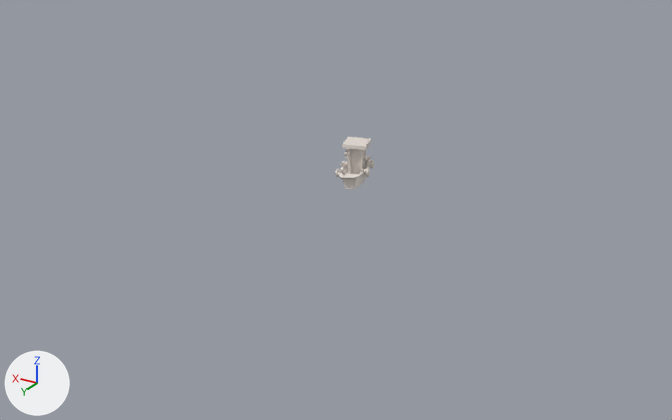
An edit to the Blender file Pothin_Low polly boat.blend, drawn before and after from the same camera.
Before and after are seen from a camera (50 mm lens) standing at (-57.2, 100.5, 46.8) and looking at (1.8, 2.1, -2.4). The lights are fixed; the arrows at lower left show +X, +Y and +Z. The older version comes first.

Names of what the first picture shows: 'Bulwark', 'Cabin.001', 'Lamp', 'Lifebuoy 3', 'Plane' and 3 more.
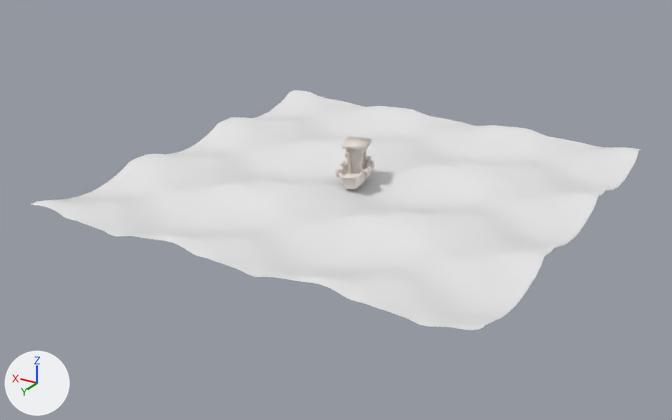
Changed parts and their boxes [x1, y1, x2, y2] in the pictures (672 x 420 px):
'Ocean', shown: after [31, 90, 641, 330]
'Torus 4', added: after [370, 160, 374, 169]
part 2 of me_plane_001, shading changed: [342, 137, 371, 150] in both
part 3 of me_plane, shading changed: [343, 161, 367, 189] in both
part 4 of me_plane_002, shading changed: [338, 156, 371, 179] in both

The change, as a diff of the scene's bpy script:
```diff
--- a/Pothin_Low polly boat.blend.py
+++ b/Pothin_Low polly boat.blend.py
@@ me_plane @@
 me_plane.from_pydata(...)  # 38 vertices, 35 faces; spans x -1.66..1.66, y -3.97..2.93, z 0.0..2.23
 # used by ob_plane; location = (0.0, -0.1, 1.4); rotation_euler = (0.0103, 0.118, 0.259), in degrees (0.6, 6.8, 15)
+# me_plane part 3: edges marked sharp go from 0 to 42
 me_plane.materials.append(mat_material_001)
@@ me_plane_002 @@
 me_plane_002.from_pydata(...)  # 120 vertices, 120 faces; spans x -1.92..1.92, y -4.45..3.6, z 1.5..2.47
 # used by ob_bulwark; parent = ob_plane; location = (0.0, -0.0712, 1.39); rotation_euler = (0.0103, 0.118, 0.259), in degrees (0.6, 6.8, 15)
+# me_plane_002 part 4: edges marked sharp go from 0 to 79
 me_plane_002.materials.append(mat_material_001)
@@ me_plane_004 @@
 # used by ob_lamp; parent = ob_plane; location = (0.675, 1.249, 5.627); rotation_euler = (0.0157, -0.0126, 0.245), in degrees (0.9, -0.7, 14)
-me_plane_004.from_pydata(...)  # 64 vertices, 60 faces; spans x -0.293..0.293, y -0.293..0.293, z -0.573..0.082
+me_plane_004.from_pydata(...)  # 180 vertices, 182 faces; spans x 7.348..16.428, y 1.978..12.789, z -7.449..33.671
+# me_plane_004 part 1: the surface is now shaded smooth
+# edits to the shape of me_plane_004 do not show in these pictures
 me_plane_004.materials.append(mat_material_001)
@@ me_plane_001 @@
 me_plane_001.from_pydata(...)  # 8 vertices, 6 faces; spans x -1.59..1.59, y -1.63..1.59, z 3.86..4.38
 # used by ob_cabin_001; parent = ob_plane; location = (0.302, -0.669, 2.358); rotation_euler = (0.000621, -0.000181, 0.283), in degrees (0, 0, 16)
+# me_plane_001 part 2: edges marked sharp go from 0 to 12
 me_plane_001.materials.append(mat_material_001)
@@ me_torus_002 @@
+me_torus_002.from_pydata(...)  # 72 vertices, 72 faces; spans x -0.905..0.281, y -1.27..-0.148, z -4.196..-3.443
+me_torus_002.polygons.foreach_set('use_smooth', [True] * 72)
+me_torus_002.materials.append(mat_material_001)  # its picture is missing
@@ ob_lamp @@
 ob_lamp = bpy.data.objects.new('Lamp', me_plane_004)
-ob_lamp.parent = ob_plane
-ob_lamp.matrix_parent_inverse = Matrix(((0.96, 0.254, -0.118, 0.182), (-0.255, 0.967, 0.0102, 0.0547), (0.117, 0.0203, 0.993, -1.378), (0.0, 0.0, 0.0, 1.0)))
-ob_lamp.location = (0.675, 1.249, 5.627)
-ob_lamp.rotation_euler = (0.0157, -0.0126, 0.245)  # degrees (0.9, -0.7, 14)
+ob_lamp.location = (1.451, 1.738, 5.558)
+ob_lamp.scale = (-0.0686, -0.0686, -0.0149)
@@ ob_lifebuoy_3 @@
 ob_lifebuoy_3.matrix_parent_inverse = Matrix(((0.96, 0.254, -0.118, 0.182), (-0.255, 0.967, 0.0102, 0.0547), (0.117, 0.0203, 0.993, -1.378), (0.0, 0.0, 0.0, 1.0)))
-ob_lifebuoy_3.location = (1.165, 2.185, 3.038)
+ob_lifebuoy_3.location = (1.966, 0.0118, 3.012)
 ob_lifebuoy_3.rotation_euler = (0.122, 0.391, 0.469)  # degrees (7, 22, 27)
@@ ob_ocean @@
 ob_ocean.location = (-19.6, -21.5, 0.9)
-ob_ocean.hide_set(True)
@@ ob_torus_4 @@
+ob_torus_4 = bpy.data.objects.new('Torus 4', me_torus_002)
+ob_torus_4.parent = ob_plane
+ob_torus_4.matrix_parent_inverse = Matrix(((0.96, 0.254, -0.118, 0.182), (-0.255, 0.967, 0.0102, 0.0547), (0.117, 0.0203, 0.993, -1.378), (0.0, 0.0, 0.0, 1.0)))
+ob_torus_4.location = (2.522, -1.246, 2.856)
+ob_torus_4.rotation_euler = (1.846, 0.476, 1.801)  # degrees (106, 27, 103)
```
